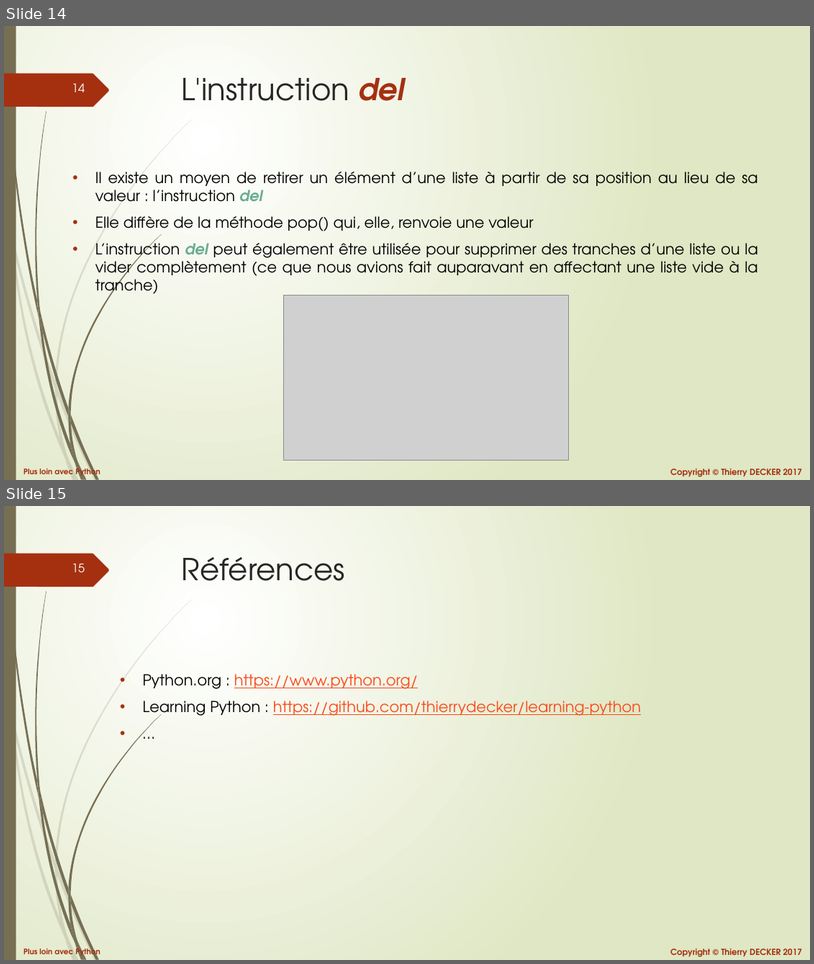
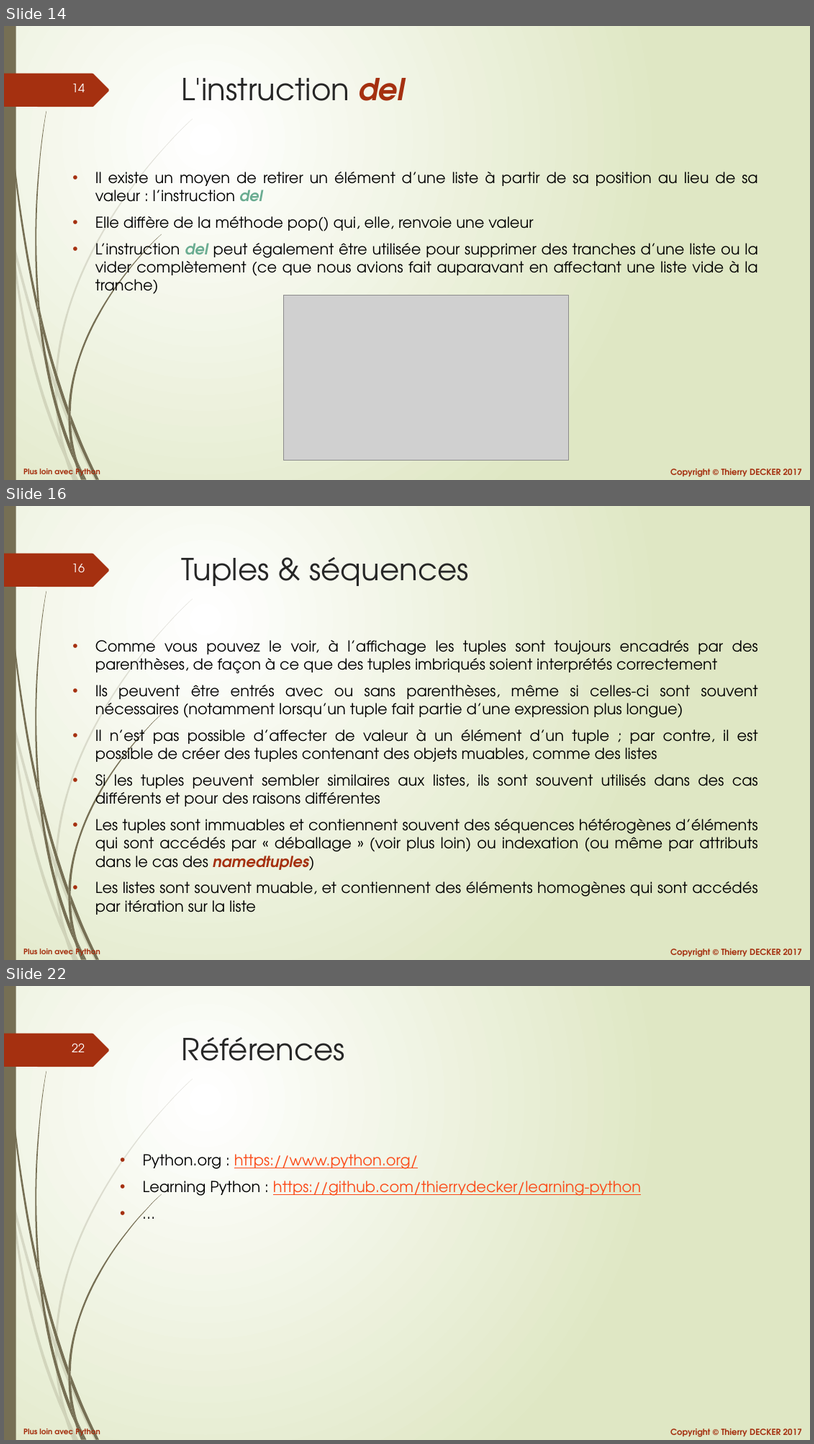
Before and after one commit to VikmanTheRacoon/learning-python, a slide deck: documentations/python-102.pptx. Shown one above the other, each under a label of ours: slides 14 and 15 before the commit, slides 14, 16 and 22 after it; the slides between them are not shown. The pictures are 814x964 and 814x1444 pixels, drawn with LibreOffice and Linux fonts; fonts in the diff are those of the drawing; grey boxes stand for pictures. Boxes give left, top, right and bottom in pixels: in the first picture for what was removed or moved away, otherwise in the second. Text is boxed around its words. In the diff, an @@ line names an element or a change of style, - is before the commit and + after.

```diff
--- a/documentations/python-102.pptx
+++ b/documentations/python-102.pptx
@@ slide 16 added at bbox=[4, 506, 810, 960], background gradient #FFFFFF to #DFE8C4; not listed: 27 template elements that a slide beside it also shows @@
@@ title added at bbox=[182, 557, 469, 586], 36 pt, text #262626 @@
+Tuples & séquences
@@ text added at bbox=[95, 640, 759, 914], 18 pt, text #000000 @@
+• Comme vous pouvez le voir, à l’affichage les tuples sont toujours encadrés par des parenthèses, de façon à ce que des tuples imbriqués soient interprétés correctement
+• Ils peuvent être entrés avec ou sans parenthèses, même si celles-ci sont souvent nécessaires (notamment lorsqu’un tuple fait partie d’une expression plus longue)
+• Il n’est pas possible d’affecter de valeur à un élément d’un tuple ; par contre, il est possible de créer des tuples contenant des objets muables, comme des listes
+• Si les tuples peuvent sembler similaires aux listes, ils sont souvent utilisés dans des cas différents et pour des raisons différentes
+• Les tuples sont immuables et contiennent souvent des séquences hétérogènes d’éléments qui sont accédés par « déballage » (voir plus loin) ou indexation (ou même par attributs dans le cas des namedtuples)
+• Les listes sont souvent muable, et contiennent des éléments homogènes qui sont accédés par itération sur la liste
@@ what was slide 15 is now slide 22 @@
@@ page number at bbox=[72, 1043, 85, 1052]: text changed @@
-15
+22
```
Also in this commit, not shown: 6 other slides added, 1 other file.
